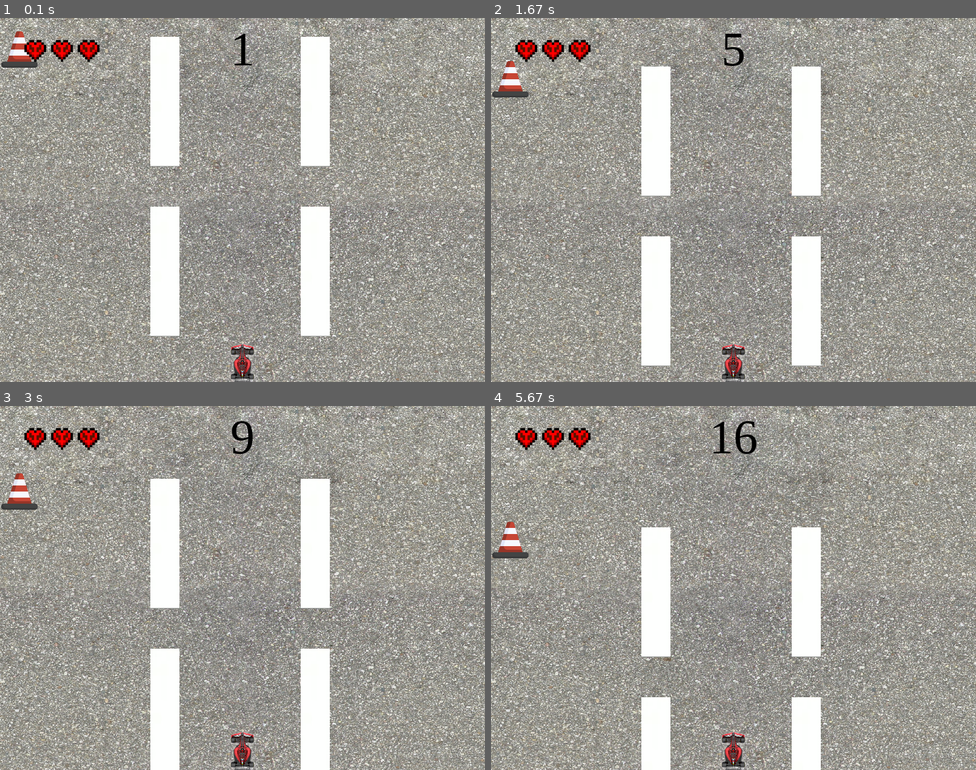
Above: before the commit, frames 1-4 (two rows, left to right).
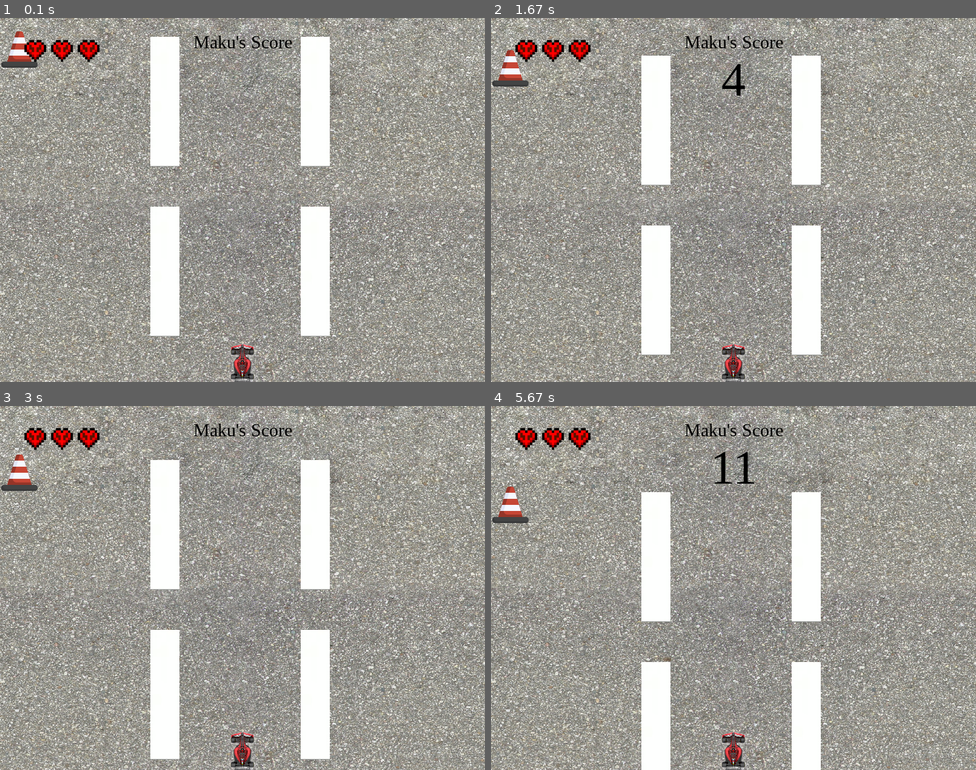
Above: after the commit, the same moments.

Repository: makuchaku/formula-one-racing-pygame
Game: pygame game, started from code/main.py
Two runs of this game, one before a commit and one after it. Both use one fixed random seed, a clock stepped at 60 frames per second and the inputs below.
Inputs:
- Up to frame 1 (0.1 s): no input
- Up to frame 2 (1.67 s): hold Right 0.33-0.8 s; hold Right 0.83-1.3 s; hold Left from 1.33 s (still down)
- Up to frame 3 (3 s): release Left at 1.87 s; hold Left 1.9-2.3 s; hold Right 2.33-2.97 s
- Up to frame 4 (5.67 s): hold Left 3-3.47 s; hold Right 3.5-3.97 s; hold Right 4-4.47 s; hold Left 4.5-5.03 s; hold Left 5.07-5.47 s; hold Right from 5.5 s (still down)

The runs differ from the first frame. In frame 1, 0.3% of the frame differs, in the area x 40-61%, y 4-13%; in frame 2, 2.4%; in frame 3, 3.3%; in frame 4, 4.9%, in the area x 0-68%, y 4-80%.

Commit message:
Added Game.name

Diff:
--- a/code/game.py
+++ b/code/game.py
@@ -24,6 +24,8 @@
 
     def __init__(self):
         self.energy_released = 0
+
+        self.name = "Maku"
 
         # Init pygame
         pygame.font.init()
@@ -216,7 +218,8 @@
                 self.obstacle2.sprite_x = self.obstacle2.choose_random_x()
 
             # Draw text
-            self.show_message(str(round(self.car.distance_travelled)), (screen_width/2, 50))
+            self.show_message(self.name.capitalize() + "\'s Score", (screen_width/2, 40), 30)
+            self.show_message(str(round(self.car.distance_travelled)), (screen_width/2, 100), 80)
 
 
             # Display everything
@@ -233,9 +236,9 @@
         pygame.mixer.Sound('./assets/' + sound_name + '.wav').play()
 
 
-    def show_message(self, message, spot):
+    def show_message(self, message, spot, size):
         # sets the font and color
-        font = pygame.font.SysFont('timesnewroman',  80)
+        font = pygame.font.SysFont('timesnewroman',  size)
         green = 0, 0, 0
         text = font.render(message, True, green)
         textRect = text.get_rect()
